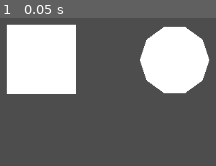
Above: before the commit, frame 1.
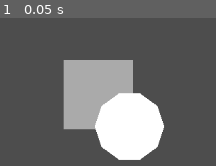
Above: after the commit, the same moment.

Repository: GodotID/simple-shapes
Game: Godot game, scene res://test.tscn
The game is run twice, just before and just after one commit, with the same random seed, the same clock (stepped at 60 frames per second) and the same inputs. The project has no main scene, so this scene is started directly.
Inputs:
- Up to frame 1 (0.05 s): no input

The runs differ from the first frame. In frame 1, 48% of the frame differs, in the area x 2-98%, y 4-96%.

Commit message:
feat: Added icon

Diff:
--- a/icon.svg
+++ /dev/null
@@ -1 +0,0 @@
-<svg height="128" width="128" xmlns="http://www.w3.org/2000/svg"><rect x="2" y="2" width="124" height="124" rx="14" fill="#363d52" stroke="#212532" stroke-width="4"/><g transform="scale(.101) translate(122 122)"><g fill="#fff"><path d="M105 673v33q407 354 814 0v-33z"/><path fill="#478cbf" d="m105 673 152 14q12 1 15 14l4 67 132 10 8-61q2-11 15-15h162q13 4 15 15l8 61 132-10 4-67q3-13 15-14l152-14V427q30-39 56-81-35-59-83-108-43 20-82 47-40-37-88-64 7-51 8-102-59-28-123-42-26 43-46 89-49-7-98 0-20-46-46-89-64 14-123 42 1 51 8 102-48 27-88 64-39-27-82-47-48 49-83 108 26 42 56 81zm0 33v39c0 276 813 276 813 0v-39l-134 12-5 69q-2 10-14 13l-162 11q-12 0-16-11l-10-65H447l-10 65q-4 11-16 11l-162-11q-12-3-14-13l-5-69z"/><path d="M483 600c3 34 55 34 58 0v-86c-3-34-55-34-58 0z"/><circle cx="725" cy="526" r="90"/><circle cx="299" cy="526" r="90"/></g><g fill="#414042"><circle cx="307" cy="532" r="60"/><circle cx="717" cy="532" r="60"/></g></g></svg>
--- a/project.godot
+++ b/project.godot
@@ -12,7 +12,7 @@
 
 config/name="Simple Shapes Test"
 config/features=PackedStringArray("4.2", "GL Compatibility")
-config/icon="res://icon.svg"
+config/icon="res://icon.png"
 
 [editor_plugins]
 
--- a/test.tscn
+++ b/test.tscn
@@ -6,11 +6,12 @@
 [node name="Node2D" type="Node2D"]
 
 [node name="RectangleShape" type="Polygon2D" parent="."]
-position = Vector2(102, 115)
+position = Vector2(184, 166)
+color = Color(0.670588, 0.670588, 0.670588, 1)
 polygon = PackedVector2Array(0, 0, 100, 0, 100, 100, 0, 100)
 script = ExtResource("1_rycp8")
 
 [node name="CircleShape" type="Polygon2D" parent="."]
-position = Vector2(344, 166)
+position = Vector2(279, 262)
 polygon = PackedVector2Array(50, 0, 40.4509, 29.3893, 15.4508, 47.5528, -15.4508, 47.5528, -40.4509, 29.3893, -50, 6.12303e-15, -40.4509, -29.3893, -15.4508, -47.5528, 15.4508, -47.5528, 40.4509, -29.3893)
 script = ExtResource("2_a6yim")
Binary file added: icon.png
Not shown, changed: icon.png.import
